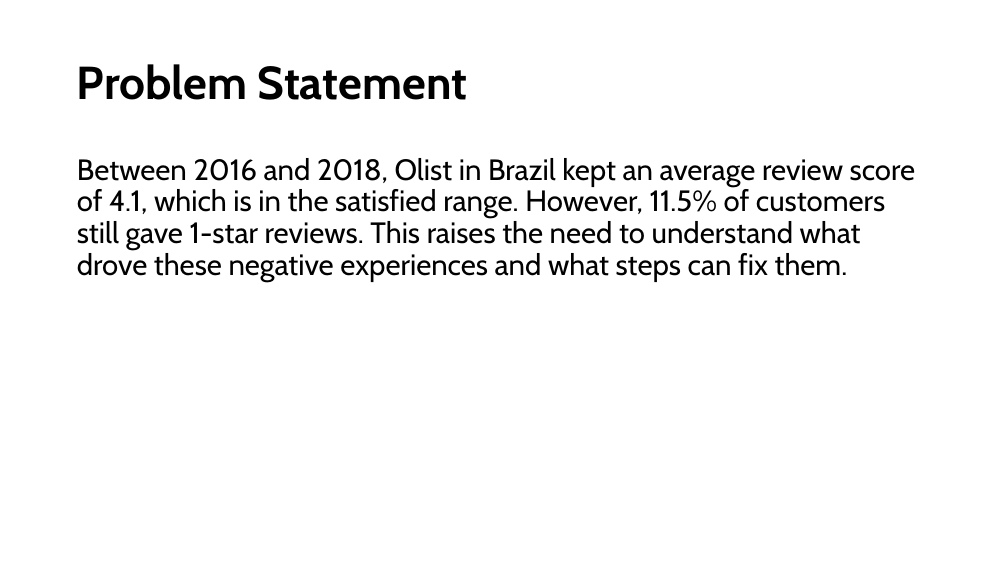
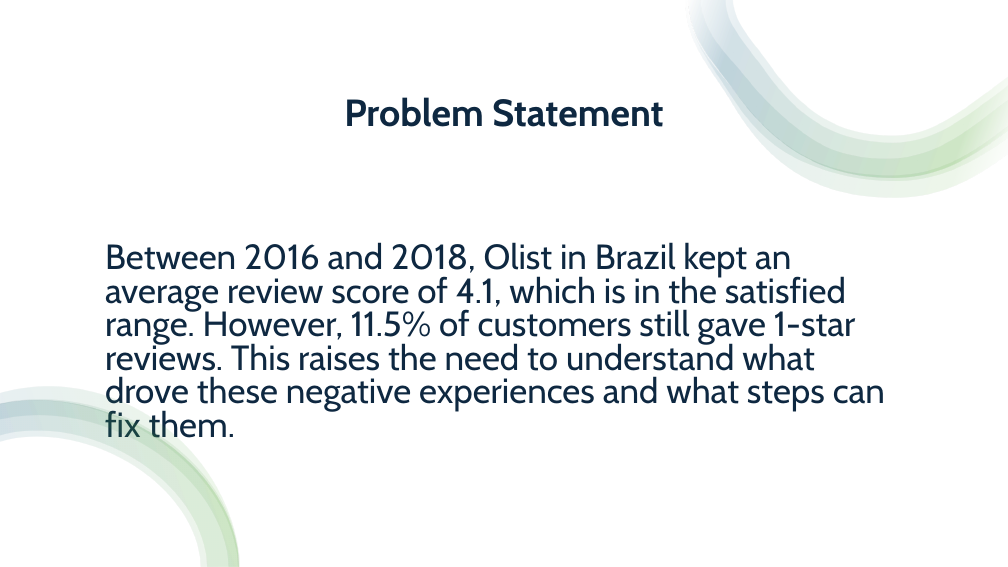
Before and after one commit to Sired1m/data_sprint_olist_G1, a slide deck: slide 2 of Olist Project updated.pptx. Drawn at 1008x567 pixels with LibreOffice and Linux fonts; fonts in the diff are those of the drawing. Boxes give left, top, right and bottom in pixels: in the first picture for what was removed or moved away, otherwise in the second. Text is boxed around its words. In the diff, an @@ line names an element or a change of style, - is before the commit and + after.

Commit message:
Add initial version of Olist Project presentation

```diff
--- a/Olist Project updated.pptx
+++ b/Olist Project updated.pptx
@@ rectangle added at (0,0,1008,567), fill #FFFFFF @@
@@ title "Problem Statement": place and size @@
-title "Problem Statement" at (77,64,467,100)
+title "Problem Statement" at (344,97,663,127)
@@ title "Problem Statement" at (344,97,663,127): size 44 to 36 pt, text colour #000000 to #0E2841; alignment left to centre; vertical alignment middle to bottom @@
@@ group added at (686,0,1008,197): 4 freeform shapes @@
@@ text "Between 2016 and 2018, Olist ...": place and size @@
-text "Between 2016 and 2018, Olist ..." at (77,158,916,282)
+text "Between 2016 and 2018, Olist ..." at (105,242,885,445)
@@ text "Between 2016 and 2018, Olist ..." at (105,242,885,445): size 28 to 33.3 pt, text colour #000000 to #0E2841; line spacing 0.9 to 0.8 @@
@@ group added at (0,387,240,567): 4 freeform shapes @@
```
Also in this commit, not shown: 25 other slides changed, 2 slides added, 2 other files.
